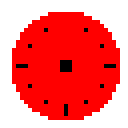
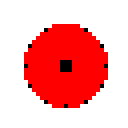
Revision of a layered (128, 128) image; what changed, layer by layer:
painted on "Layer 2" over [12, 12, 120, 120]
removed layer "Layer 4" over [12, 12, 120, 120]
